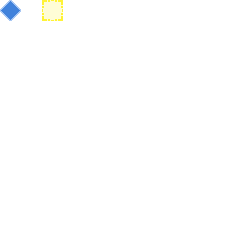
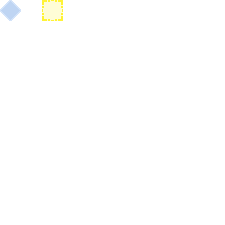
The second 225x225 image is a revision of the first. Changes to its layers:
"Layer 2": opacity 90% → 45% over box(0, 0, 21, 21)
"Layer 1": opacity 90% → 30% over box(1, 1, 20, 20)
